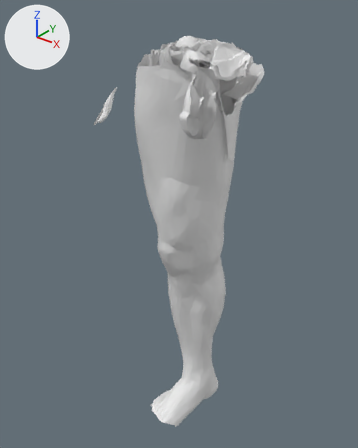
Two versions of the glTF model public/cuerpo3d/atlas/rodilla.glb, one commit apart.
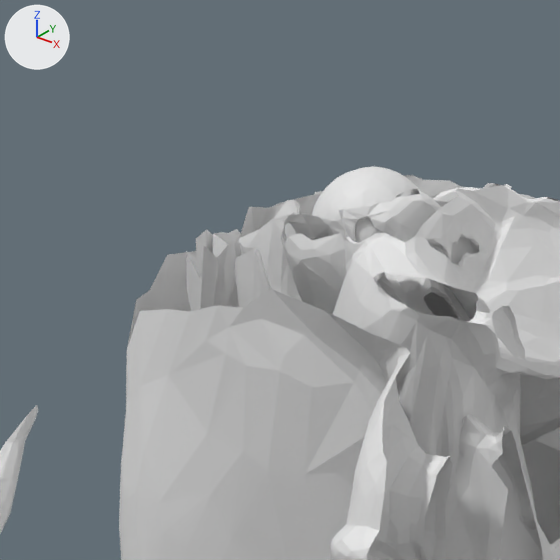
Old and new are each drawn whole from a 50 mm lens placed at (4.72, -8.09, 9.24), pointed at (-1.25, -0.63, 4.61) and again close up on the part from 30% to 64% of the width and 0% to 27% of the height. Lighting does not change. The marker at upper left points along +X, +Y and +Z. The older version's two pictures come first.

Objects in the first close-up: 'hueso-femur', 'piel'.
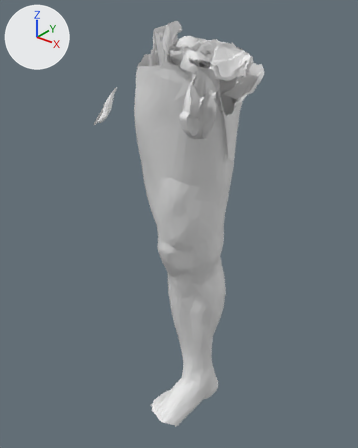
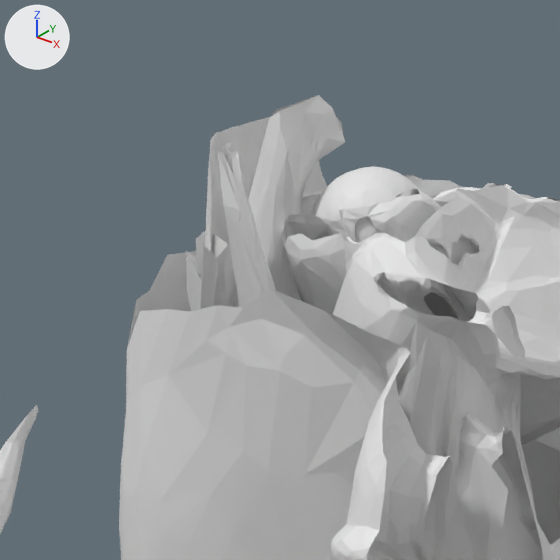
The edits, one by one:
Mesh me_musculo_58776 is new.
It has 765 vertices, 1492 faces and spans x -1.57..-0.88, y -1.25..-0.46, z 3.67..8.58.
Mesh me_musculo_22354 is new.
It has 757 vertices, 1496 faces and spans x -1.12..-0.22, y -1.49..-0.67, z 3.25..8.53.
Mesh me_musculo_38928 is new.
It has 757 vertices, 1493 faces and spans x -1.44..-0.65, y -1.56..-0.89, z 3.46..8.67.
Object 'musculo-58776' (ob_musculo_58776) is new; it shows me_musculo_58776.
Its location is (0.0, 0.0, 0.0).
Object 'musculo-22354' (ob_musculo_22354) is new; it shows me_musculo_22354.
Its location is (0.0, 0.0, 0.0).
Object 'musculo-38928' (ob_musculo_38928) is new; it shows me_musculo_38928.
Its location is (0.0, 0.0, 0.0).

Boxes (x1, y1, x2, y2) around the edits, measured in the close-ups (560 x 560 px):
'musculo-38928', added
    after: (233, 95, 345, 307)
'musculo-22354', added
    after: (218, 141, 276, 308)
'musculo-58776', added
    after: (205, 117, 327, 253)
'musculo-43883', unchanged, uncovered by the edit
    after: (443, 355, 498, 488)
